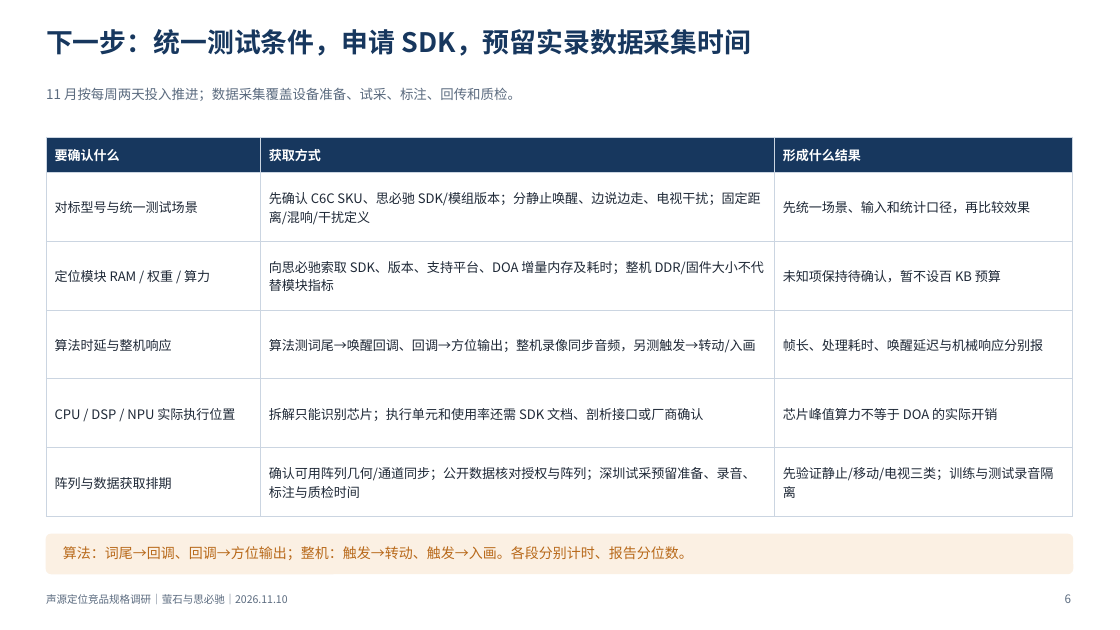
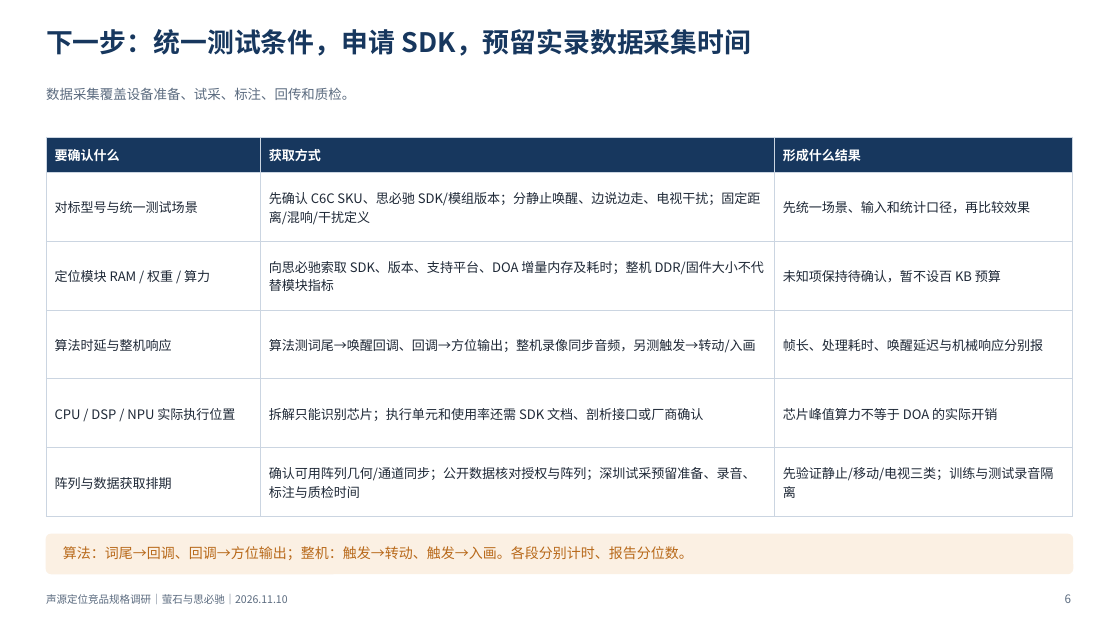
Before and after one commit to ZeroFoxxi/ssl-scene1, a slide deck: slide 6 of 竞品规格调研_萤石与思必驰.pptx. Drawn at 1120x630 pixels with LibreOffice and Linux fonts; fonts in the diff are those of the drawing. Boxes give left, top, right and bottom in pixels: in the first picture for what was removed or moved away, otherwise in the second. Text is boxed around its words. In the diff, an @@ line names an element or a change of style, - is before the commit and + after.

```diff
--- a/竞品规格调研_萤石与思必驰.pptx
+++ b/竞品规格调研_萤石与思必驰.pptx
@@ text at [46, 87, 355, 100]: text changed @@
-11 月按每周两天投入推进；数据采集覆盖设备准备、试采、标注、回传和质检。
+数据采集覆盖设备准备、试采、标注、回传和质检。
```
Also in this commit, not shown: 1 other slide changed, 5 other files.
